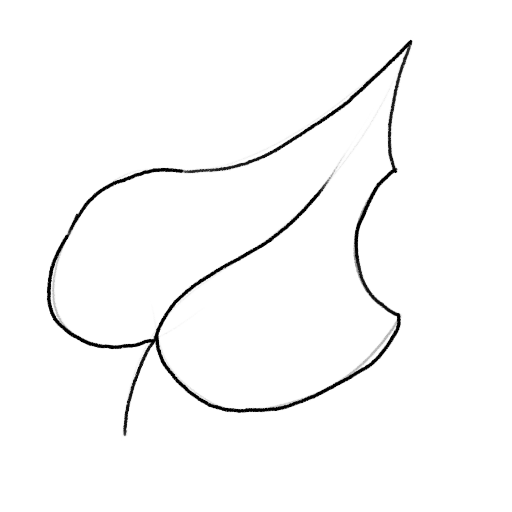
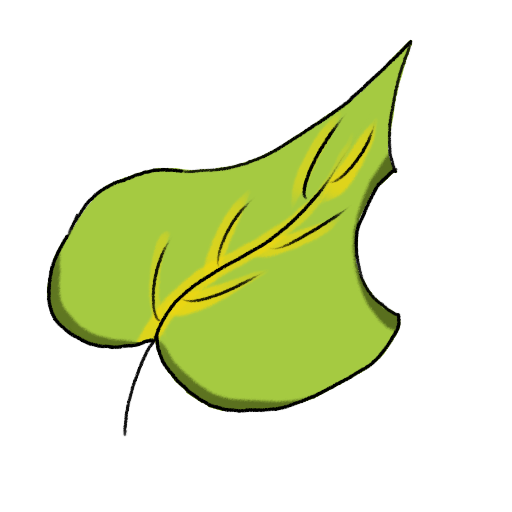
Before/after of a 512x512 layered artwork. What changed in the layer stack:
removed layer "Delineado" over [47, 39, 412, 431]
removed layer "Trazo" over [51, 39, 412, 431]
removed layer "Background" over [47, 39, 412, 431]
added layer "Vida" over [47, 39, 412, 431]
